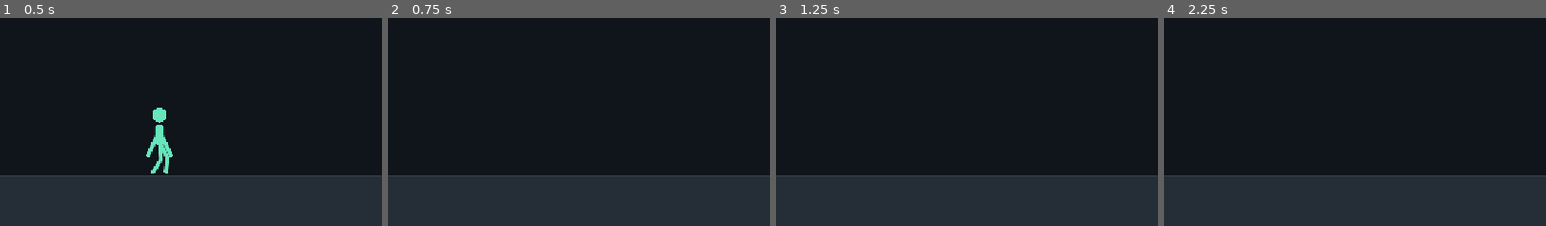
Above: before the commit, frames 1-4 (left to right).
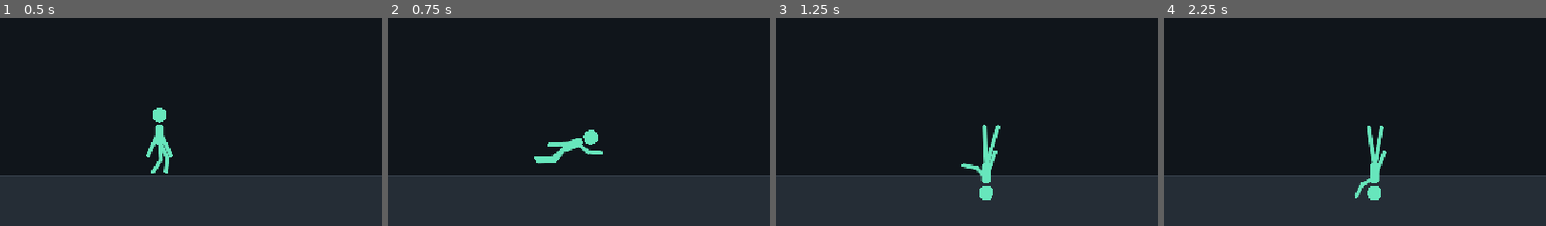
Above: after the commit, the same moments.

Repository: divanburke/ShadowSwap
Game: Godot game, scene res://main.tscn
The game is run twice, just before and just after one commit, with the same random seed, the same clock (stepped at 60 frames per second) and the same inputs.
Inputs:
- Up to frame 1 (0.5 s): no input
- Up to frame 2 (0.75 s): hold D from 0.53 s (still down); hold J from 0.53 s (still down)
- Up to frame 3 (1.25 s): keep holding D; keep holding J
- Up to frame 4 (2.25 s): release D at 1.28 s; release J at 1.28 s; hold A 1.28-2.03 s; tap J at 1.35 s; tap Enter at 2 s; hold D from 2.03 s (still down); hold J from 2.03 s (still down)
The pictures show only the part of the screen within x 29-79%, y 50-100%; the shares and areas given below are measured in that part.

Frame 1 is identical in both runs. In frame 2, 1.0% of the frame differs, in the area x 38-57%, y 53-71%; in frame 3, 1.1%, in the area x 48-59%, y 51-88%; in frame 4, 1.1%.

Commit message:
Fix excessive movement acceleration

Diff:
--- a/scripts/fighter.gd
+++ b/scripts/fighter.gd
@@ -23,10 +23,10 @@
 const HIP_Y = -8.0
 
 const MOVE_SPEED = 380.0
-const GROUND_ACCELERATION = 3000.0
-const GROUND_DECELERATION = 1450.0
-const AIR_ACCELERATION = 1550.0
-const AIR_DECELERATION = 95.0
+const GROUND_ACCELERATION = 1800.0
+const GROUND_DECELERATION = 1800.0
+const AIR_ACCELERATION = 950.0
+const AIR_DECELERATION = 120.0
 
 const GRAVITY = 1500.0
 const FAST_FALL_ACCELERATION = 1200.0
@@ -252,12 +252,25 @@
 
 	if move_direction != 0.0:
 		var speed_error = move_direction * MOVE_SPEED - linear_velocity.x
-		var force = speed_error * mass * acceleration
-		apply_central_force(Vector2(force, 0.0))
+		var desired_acceleration = clampf(
+			speed_error * 7.5,
+			-acceleration,
+			acceleration
+		)
+
+		apply_central_force(
+			Vector2(desired_acceleration * mass, 0.0)
+		)
 	else:
-		# Keep some momentum in the air, but brake more strongly on the floor.
-		var brake_force = -linear_velocity.x * mass * braking
-		apply_central_force(Vector2(brake_force, 0.0))
+		var braking_acceleration = clampf(
+			-linear_velocity.x * 5.0,
+			-braking,
+			braking
+		)
+
+		apply_central_force(
+			Vector2(braking_acceleration * mass, 0.0)
+		)
 
 	if fast_fall and not grounded:
 		apply_central_force(
